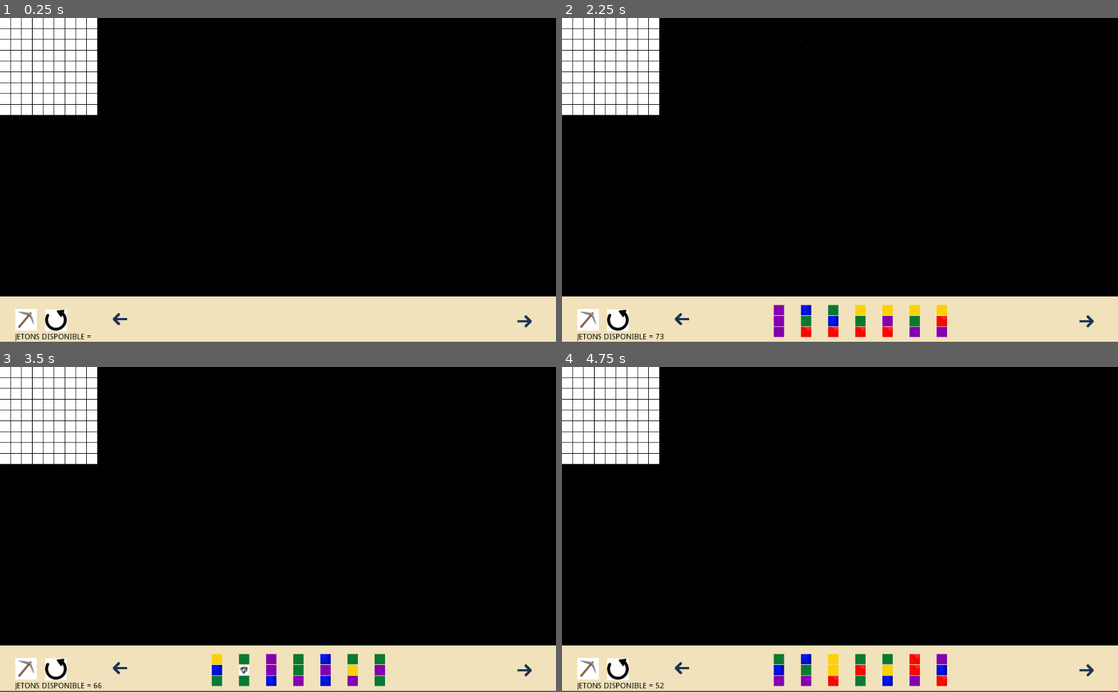
Above: before the commit, frames 1-4 (two rows, left to right).
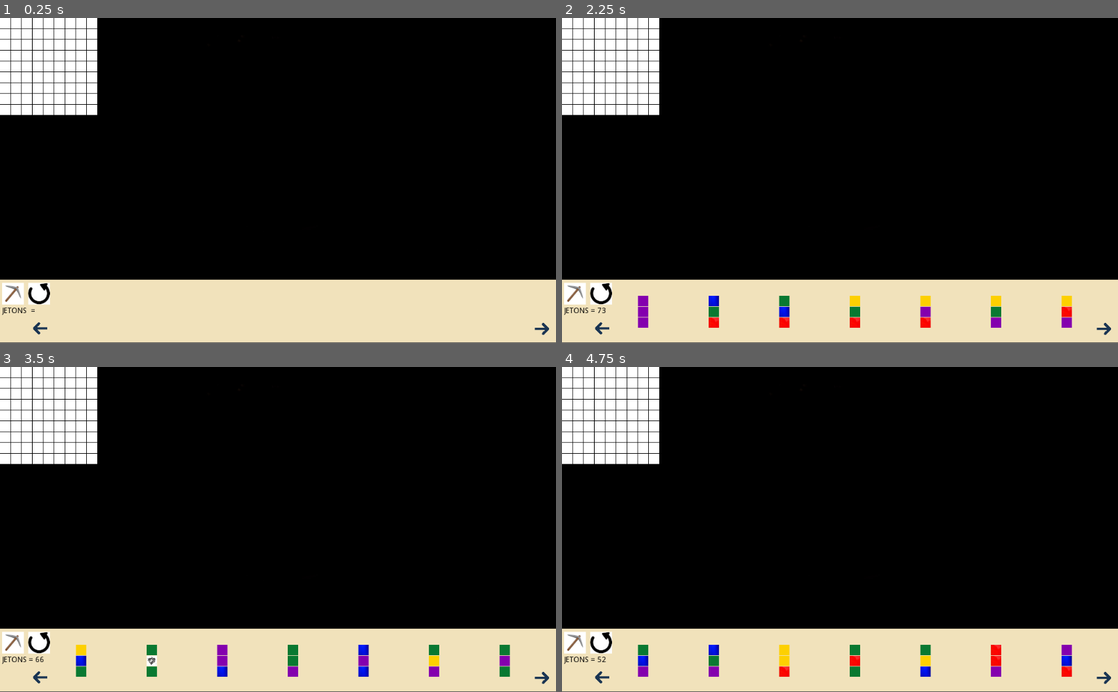
Above: after the commit, the same moments.

Repository: tartempion-sdr/chromino-V2
Game: Godot game, scene res://Node2D.tscn
Two runs of this game, one before a commit and one after it. Both use one fixed random seed, a clock stepped at 60 frames per second and the inputs below.
Inputs (mouse positions are in pixels of both pictures, inside the frame that each line leads up to; where the layout moved, square brackets give the same spot in the first picture):
- Up to frame 1 (0.25 s): no input
- Up to frame 2 (2.25 s): click (600, 326) [684, 320] at 0.5 s; click (1101, 330) [1084, 320] at 1.25 s; click "JETONS DISPONIBLE =" (after the commit: "JETONS =") at 2 s
- Up to frame 3 (3.5 s): click "JETONS DISPONIBLE = 73" (after the commit: "JETONS = 73") at 2.75 s
- Up to frame 4 (4.75 s): click "JETONS DISPONIBLE = 66" (after the commit: "JETONS = 66") at 3.5 s; click "JETONS DISPONIBLE = 59" (after the commit: "JETONS = 59") at 4.25 s

The runs differ from the first frame. In frame 1, 6.6% of the frame differs, in the area x 0-100%, y 80-100%; in frame 2, 9.1%; in frame 3, 9.1%; in frame 4, 9.1%.
Error in both runs: Invalid get index '7' (on base: 'Array'). (res://Node2D.gd:247)

Commit message:
paufinage vecteur

Diff:
--- a/Node2D.gd
+++ b/Node2D.gd
@@ -135,13 +135,13 @@
 [rouge, joker, rouge, true, verticale]]
 
 
-var list_position_pioche_jetons = [(Vector2(400, 560)),
-(Vector2(450, 560)),
-(Vector2(500, 560)),
-(Vector2(550, 560)),
-(Vector2(600, 560)),
-(Vector2(650, 560)),
-(Vector2(700, 560))]
+var list_position_pioche_jetons = [(Vector2(150, 543)),
+(Vector2(280, 543)),
+(Vector2(410, 543)),
+(Vector2(540, 543)),
+(Vector2(670, 543)),
+(Vector2(800, 543)),
+(Vector2(930, 543))]
 
 var list_affiche_position_porte_jetons = []
 var random = RandomNumberGenerator.new()
@@ -223,6 +223,7 @@
 
 	instance_jeton.visible = true
 	instance_jeton.get_node("CollisionShape2D/Spritemilieu/Spritehaut").texture = list_couleurs_jetons[hazard][0]
+
 	instance_jeton.get_node("CollisionShape2D/Spritemilieu").texture = list_couleurs_jetons[hazard][1]
 	instance_jeton.get_node("CollisionShape2D/Spritemilieu/Spritebas").texture = list_couleurs_jetons[hazard][2]
 	list_couleurs_jetons[hazard][3] = false
@@ -230,7 +231,6 @@
 	list_affiche_position_porte_jetons.insert(0, list_couleurs_jetons[hazard])
 	add_child(instance_jeton)
 
-
 	jeton_child += 1
 
 	instance_jeton.position = list_position_pioche_jetons[0]
@@ -245,7 +245,8 @@
 		if child_jeton is Area2D:
 
 			child_jeton.position = list_position_pioche_jetons[f]
-
+			child_jeton.scale.x = taille
+			child_jeton.scale.y = taille
 
 func affiche_nb_jetons_restant():
 
@@ -254,7 +255,7 @@
 		if sublist.size() >= 4 and sublist[3] == true:
 			count += 1
 	print("Nombre d'éléments True à la quatrième position : %d" % count)
-	$TextureRect2/Button_pioche/RichTextLabel.text = "JETONS DISPONIBLE = %d" % count
+	$TextureRect2/Button_pioche/RichTextLabel.text = "JETONS = %d" % count
 
 
 
@@ -272,16 +273,20 @@
 
 	if event is InputEventMouseButton:
 		if event.button_index == BUTTON_WHEEL_UP:
-			# Action pour le défilement vers le haut
-			print("Défilement vers le haut")
-			taille -= 0.1
-			souris_pos_plateau()
+			if taille > 0.7 :
+				# Action pour le défilement vers le haut
+				print("Défilement vers le haut")
+				taille -= 0.1
+				souris_pos_plateau()
+				affiche_jetons_piocher()
 
 		elif event.button_index == BUTTON_WHEEL_DOWN:
-			# Action pour le défilement vers le bas
-			print("Défilement vers le bas")
-			taille += 0.1
-			souris_pos_plateau()
+			if taille < 1.8 :
+				# Action pour le défilement vers le bas
+				print("Défilement vers le bas")
+				taille += 0.1
+				souris_pos_plateau()
+				affiche_jetons_piocher()
 
 	if Input.is_key_pressed(KEY_LEFT):
 
--- a/Node2D.tscn
+++ b/Node2D.tscn
@@ -28,10 +28,10 @@
 gravity_vec = Vector2( 0, 0 )
 
 [node name="TextureRect2" type="TextureRect" parent="."]
-margin_left = -0.759094
-margin_top = 513.544
-margin_right = 1024.24
-margin_bottom = 597.544
+margin_left = -1.0
+margin_top = 483.0
+margin_right = 1024.0
+margin_bottom = 599.0
 texture = ExtResource( 2 )
 expand = true
 __meta__ = {
@@ -39,10 +39,10 @@
 }
 
 [node name="Button_pioche" type="TextureButton" parent="TextureRect2"]
-margin_left = 28.8183
-margin_top = 23.0155
-margin_right = 68.8183
-margin_bottom = 63.0155
+margin_left = 5.2466
+margin_top = 6.17859
+margin_right = 45.2466
+margin_bottom = 46.1786
 mouse_default_cursor_shape = 2
 texture_normal = ExtResource( 5 )
 expand = true
@@ -56,14 +56,14 @@
 margin_bottom = 135.0
 custom_colors/default_color = Color( 0, 0, 0, 1 )
 tab_size = 24
-text = "JETONS DISPONIBLE ="
+text = "JETONS  ="
 fit_content_height = true
 
 [node name="Button_gauche2" type="TextureButton" parent="TextureRect2"]
-margin_left = 202.32
-margin_top = 21.5325
-margin_right = 242.32
-margin_bottom = 61.5325
+margin_left = 55.2775
+margin_top = 69.7985
+margin_right = 95.2775
+margin_bottom = 109.798
 mouse_default_cursor_shape = 2
 texture_normal = ExtResource( 7 )
 __meta__ = {
@@ -71,10 +71,10 @@
 }
 
 [node name="Button_droite" type="TextureButton" parent="TextureRect2"]
-margin_left = 947.136
-margin_top = 26.3829
-margin_right = 987.136
-margin_bottom = 66.3829
+margin_left = 978.565
+margin_top = 71.2814
+margin_right = 1018.56
+margin_bottom = 111.281
 mouse_default_cursor_shape = 2
 texture_normal = ExtResource( 6 )
 expand = true
@@ -83,10 +83,10 @@
 }
 
 [node name="Button_tourne" type="TextureButton" parent="TextureRect2"]
-margin_left = 83.5636
-margin_top = 23.9638
-margin_right = 123.564
-margin_bottom = 63.9638
+margin_left = 53.2571
+margin_top = 6.00439
+margin_right = 93.2575
+margin_bottom = 46.0044
 mouse_default_cursor_shape = 2
 texture_normal = ExtResource( 9 )
 __meta__ = {
